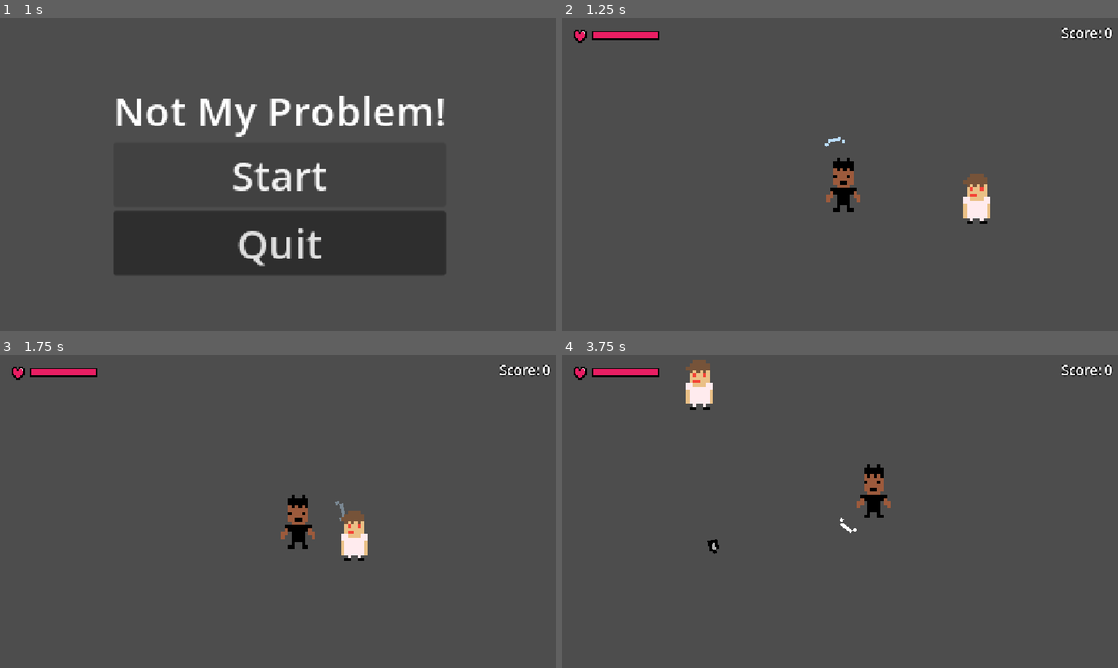
Above: before the commit, frames 1-4 (two rows, left to right).
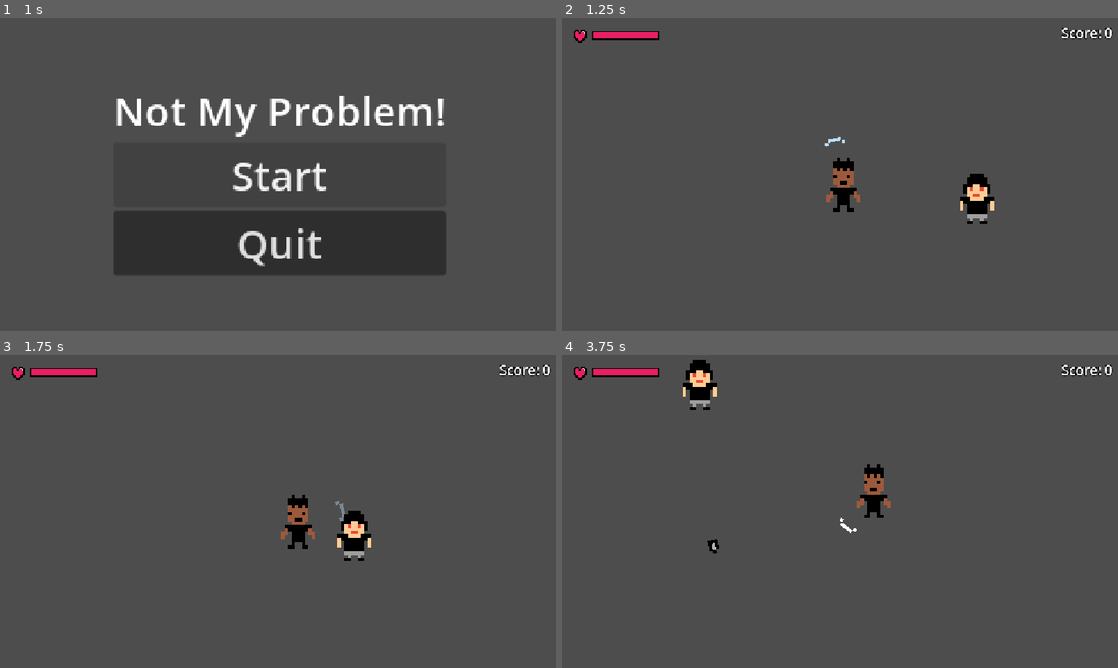
Above: after the commit, the same moments.

Repository: mcl-playz/notmyproblem
Game: Godot game, scene res://scenes/menu.tscn
The game is run twice, just before and just after one commit, with the same random seed, the same clock (stepped at 60 frames per second) and the same inputs. Sound files missing from this copy of the repository are replaced by a short silence.
Inputs (mouse positions are in pixels of both pictures, inside the frame that each line leads up to):
- Up to frame 1 (1 s): click "Start" at 0.5 s
- Up to frame 2 (1.25 s): no input
- Up to frame 3 (1.75 s): move the mouse to (400, 495) at 1.27 s; hold D (right) from 1.28 s (still down); click (400, 495) at 1.35 s
- Up to frame 4 (3.75 s): move the mouse to (728, 527) at 2.02 s; release D (right) at 2.03 s; hold S (backward) 2.03-2.78 s; click (728, 527) at 2.1 s; move the mouse to (895, 442) at 2.77 s; hold D (right) 2.78-3.53 s; click (895, 442) at 2.85 s; move the mouse to (812, 574) at 3.52 s; hold W (forward) from 3.53 s (still down); click (812, 574) at 3.6 s

Frame 1 is identical in both runs. In frame 2, 0.6% of the frame differs, in the area x 71-78%, y 49-65%; in frame 3, 0.6%; in frame 4, 0.6%.

Commit message:
feat: ramp up enemy count and vary enemy looks
The enemy limit starts at 1 and grows by 1 every 15 seconds up to 10. Enemies spawn just outside the camera view, and each picks Daniel or Kieran at random.

Diff:
--- a/scenes/enemy.tscn
+++ b/scenes/enemy.tscn
@@ -2,7 +2,8 @@
 
 [ext_resource type="Script" uid="uid://eysima7p1d2o" path="res://scripts/enemy.gd" id="1_md0e3"]
 [ext_resource type="PackedScene" uid="uid://bbyy3ces6i3ne" path="res://scenes/bullet.tscn" id="2_5uy6h"]
-[ext_resource type="Texture2D" uid="uid://bkjcs7qjjm84w" path="res://assets/sprites/enemies/kieran (evil).png" id="3_4ra3w"]
+[ext_resource type="Texture2D" uid="uid://bj1sn0qtkqacn" path="res://assets/sprites/enemies/kieran.png" id="3_4ra3w"]
+[ext_resource type="Texture2D" uid="uid://lhpq711ren8e" path="res://assets/sprites/enemies/daniel.png" id="3_xwavj"]
 [ext_resource type="AudioStream" uid="uid://bafb4ascv35bo" path="res://assets/sounds/gun-shot.wav" id="4_shot"]
 [ext_resource type="AudioStream" uid="uid://tvxsfxw2j2g" path="res://assets/sounds/damage.wav" id="5_damage"]
 
@@ -12,10 +13,18 @@
 animations = [{
 "frames": [{
 "duration": 1.0,
+"texture": ExtResource("3_xwavj")
+}],
+"loop": 1,
+"name": &"daniel",
+"speed": 5.0
+}, {
+"frames": [{
+"duration": 1.0,
 "texture": ExtResource("3_4ra3w")
 }],
 "loop": 1,
-"name": &"default",
+"name": &"kieran",
 "speed": 5.0
 }]
 
@@ -30,6 +39,8 @@
 
 [node name="Sprite" type="AnimatedSprite2D" parent="." unique_id=874660227]
 sprite_frames = SubResource("SpriteFrames_fnkrl")
+animation = &"daniel"
+autoplay = "daniel"
 
 [node name="ShootSound" type="AudioStreamPlayer2D" parent="." unique_id=1749203316]
 stream = ExtResource("4_shot")
--- a/scripts/enemy.gd
+++ b/scripts/enemy.gd
@@ -20,6 +20,8 @@
 
 func _ready() -> void:
 	player = get_tree().get_first_node_in_group("player")
+	var looks := sprite.sprite_frames.get_animation_names()
+	sprite.play(looks[randi() % looks.size()])
 
 func _physics_process(delta: float) -> void:
 	if not is_instance_valid(player):
--- a/scripts/enemy_spawner.gd
+++ b/scripts/enemy_spawner.gd
@@ -1,13 +1,27 @@
 extends Timer
 
 @export var enemy_scene: PackedScene
-@export var max_enemies: int = 5
-## How far from the player enemies appear, just outside the camera view.
-@export var spawn_distance: float = 100.0
+## How many enemies can be alive at the start.
+@export var start_max_enemies: int = 3
+## The enemy limit never grows past this.
+@export var enemy_cap: int = 10
+## Seconds between each +1 to the enemy limit.
+@export var ramp_interval: float = 15.0
+## How far past the edge of the camera view enemies appear.
+@export var spawn_margin: float = 20.0
+
+var elapsed: float = 0.0
+var max_enemies: int:
+	get:
+		return mini(start_max_enemies + int(elapsed / ramp_interval), enemy_cap)
 
 
 func _ready() -> void:
 	timeout.connect(_spawn)
+
+
+func _process(delta: float) -> void:
+	elapsed += delta
 
 
 func _spawn() -> void:
@@ -15,6 +29,8 @@
 	if player == null or get_tree().get_nodes_in_group("enemies").size() >= max_enemies:
 		return
 
+	var view_size := get_viewport().get_visible_rect().size / get_viewport().get_camera_2d().zoom
+	var distance := view_size.length() / 2.0 + spawn_margin
 	var enemy: Node2D = enemy_scene.instantiate()
-	enemy.global_position = player.global_position + Vector2.RIGHT.rotated(randf() * TAU) * spawn_distance
+	enemy.global_position = player.global_position + Vector2.RIGHT.rotated(randf() * TAU) * distance
 	get_parent().add_child(enemy)
Binary file added: assets/sprites/enemies/daniel.png
Not shown, added: assets/sprites/enemies/daniel.png.import
Renamed: assets/sprites/enemies/kieran (evil).png -> assets/sprites/enemies/kieran.png
Not shown, changed: assets/sprites/enemies/kieran.png.import
